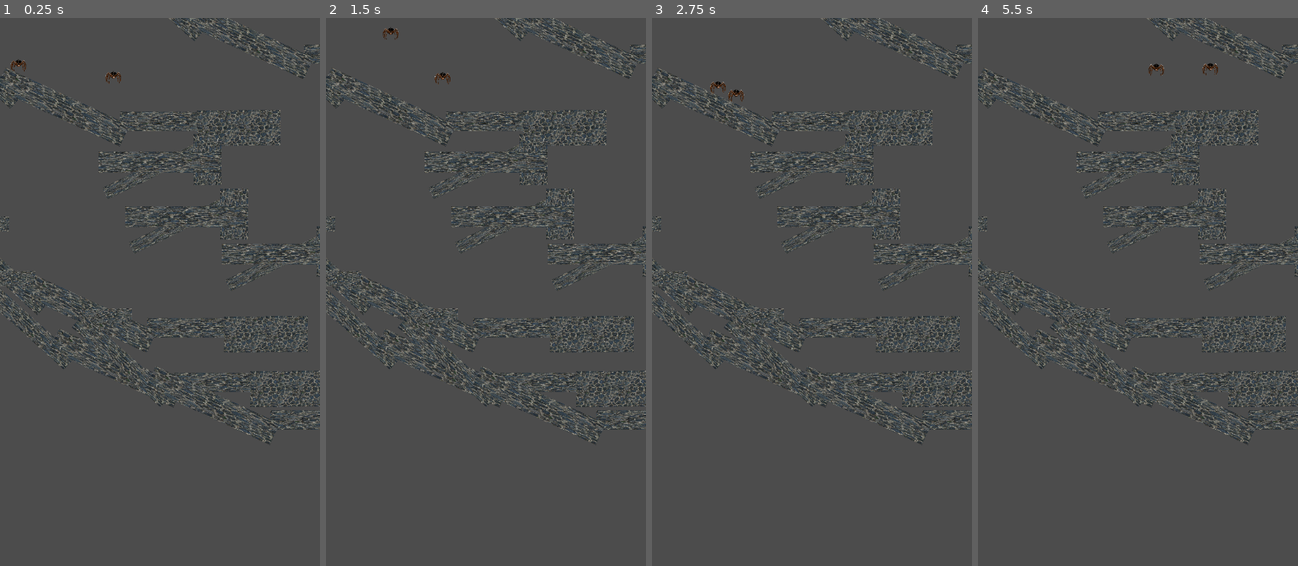
Above: before the commit, frames 1-4 (left to right).
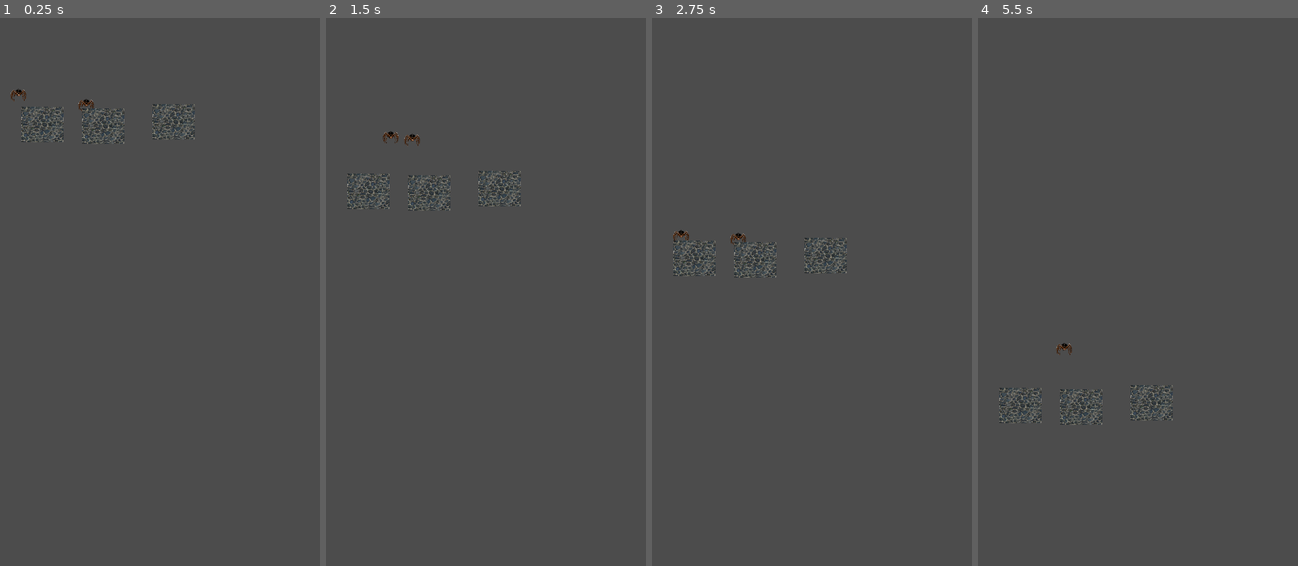
Above: after the commit, the same moments.

Repository: downhillGames/WebOfWar
Game: Godot game, scene res://MAin.tscn
Same seed, same stepped clock (60 frames per second), same inputs: the game is played once before the commit and once after it.
Inputs:
- Up to frame 1 (0.25 s): no input
- Up to frame 2 (1.5 s): tap Enter (ui_accept) at 0.5, 0.77, 0.8, 1.07, 1.35 s; hold Shift (punch1, bound only after the commit) 0.53-1.28 s; hold Right (ui_right) from 0.53 s (still down)
- Up to frame 3 (2.75 s): tap Enter (ui_accept) at 1.52, 1.82, 2.3 s; tap Shift (punch1, bound only after the commit) at 1.55 s; release Right (ui_right) at 2.03 s; hold Left (ui_left) from 2.03 s (still down); hold Shift (punch1, bound only after the commit) from 2.03 s (still down)
- Up to frame 4 (5.5 s): release Left (ui_left) at 2.78 s; release Shift (punch1, bound only after the commit) at 2.78 s; hold Right (ui_right) 2.78-4.28 s; tap Shift (punch1, bound only after the commit) at 2.85, 4.35 s; tap Enter (ui_accept) at 3.02, 3.32, 3.6, 3.77, 4.07, 4.52, 4.82, 5.3 s; hold Left (ui_left) 4.28-5.03 s; hold Right (ui_right) from 5.03 s (still down); hold Shift (punch1, bound only after the commit) from 5.03 s (still down)

The runs differ from the first frame. In frame 1, 9.9% of the frame differs, in the area x 0-100%, y 0-78%; in frame 2, 10%; in frame 3, 10%; in frame 4, 10%.

Commit message:
working on 2p

Diff:
--- a/MAin.tscn
+++ b/MAin.tscn
@@ -1,71 +1,17 @@
-[gd_scene load_steps=6 format=2]
+[gd_scene load_steps=7 format=2]
 
 [ext_resource path="res://Spider.gd" type="Script" id=1]
 [ext_resource path="res://Assets/Spider Lord.png" type="Texture" id=2]
-[ext_resource path="res://test.gd" type="Script" id=4]
+[ext_resource path="res://came.gd" type="Script" id=3]
+[ext_resource path="res://Platform_test.tscn" type="PackedScene" id=4]
+[ext_resource path="res://Spider2.gd" type="Script" id=5]
 
 [sub_resource type="RectangleShape2D" id=1]
-extents = Vector2( 56, 43.5 )
-
-[sub_resource type="GDScript" id=2]
-script/source = "extends KinematicBody2D
-
-const WALK_SPEED = 200
-
-#Jump
-export var fall_gravity_scale := 150.0
-export var low_jump_gravity_scale := 100.0
-export var jump_power := 500.0
-var jump_released = false
-
-#Physics
-var velocity = Vector2()
-var earth_gravity = 9.807 # m/s^2
-export var gravity_scale := 100.0
-var on_floor = false
-
-
-func _physics_process(delta):
-	if Input.is_action_just_released(\"ui_accept\"):
-		jump_released = true
-
-	#Applying gravity to player
-	velocity += Vector2.DOWN * earth_gravity * gravity_scale * delta
-
-	#Jump Physics
-	if velocity.y > 0: #Player is falling
-		#Falling action is faster than jumping action | Like in mario
-		#On falling we apply a second gravity to the player
-		#We apply ((gravity_scale + fall_gravity_scale) * earth_gravity) gravity on the player
-		velocity += Vector2.DOWN * earth_gravity * fall_gravity_scale * delta
-
-	elif velocity.y < 0 && jump_released: #Player is jumping
-		#Jump Height depends on how long you will hold key
-		#If we release the jump before reaching the max height
-		#We apply ((gravity_scale + low_jump_gravity_scale) * earth_gravity) gravity on the player
-		#It result on a lower jump
-		velocity += Vector2.DOWN * earth_gravity * low_jump_gravity_scale * delta
-
-	if on_floor:
-		if Input.is_action_just_pressed(\"ui_accept\"):
-			velocity = Vector2.UP * jump_power #Normal Jump action
-			jump_released = false
-		if Input.is_action_pressed(\"ui_left\"):
-			velocity.x = -WALK_SPEED
-		elif Input.is_action_pressed(\"ui_right\"):
-			velocity.x =  WALK_SPEED
-		else:
-			velocity.x = 0
-
-	velocity = move_and_slide(velocity, Vector2.UP)
-
-	if is_on_floor(): on_floor = true
-	else: on_floor = false
-"
+extents = Vector2( 71, 43.5 )
 
 [node name="Main" type="Node2D"]
 position = Vector2( 47, 55 )
-script = ExtResource( 4 )
+script = ExtResource( 3 )
 
 [node name="KinematicBody2D" type="KinematicBody2D" parent="."]
 position = Vector2( -13, -19 )
@@ -78,13 +24,13 @@
 texture = ExtResource( 2 )
 
 [node name="CollisionShape2D" type="CollisionShape2D" parent="KinematicBody2D"]
-position = Vector2( 5, 7 )
+position = Vector2( 5, 8 )
 shape = SubResource( 1 )
 
 [node name="KinematicBody2D2" type="KinematicBody2D" parent="."]
-position = Vector2( 165, -27 )
+position = Vector2( 114, 35 )
 scale = Vector2( 0.25, 0.25 )
-script = SubResource( 2 )
+script = ExtResource( 5 )
 
 [node name="Sprite" type="Sprite" parent="KinematicBody2D2"]
 position = Vector2( 3, 5.00001 )
@@ -92,5 +38,14 @@
 texture = ExtResource( 2 )
 
 [node name="CollisionShape2D" type="CollisionShape2D" parent="KinematicBody2D2"]
-position = Vector2( 5, 8.5 )
+position = Vector2( 12, 0 )
 shape = SubResource( 1 )
+
+[node name="Platform_test" parent="." instance=ExtResource( 4 )]
+position = Vector2( 242, 97 )
+
+[node name="Platform_test2" parent="." instance=ExtResource( 4 )]
+position = Vector2( -4, 102 )
+
+[node name="Platform_test3" parent="." instance=ExtResource( 4 )]
+position = Vector2( 110, 105 )
--- a/Spider.gd
+++ b/Spider.gd
@@ -13,12 +13,30 @@
 var earth_gravity = 9.807 # m/s^2
 export var gravity_scale := 100.0
 var on_floor = false
-
+var mass = 1.0
+var impact_force = 500.0
 
 
 func _physics_process(delta):
 	if Input.is_action_just_released("ui_accept"):
 		jump_released = true
+
+
+
+
+	# Check for collisions with other KinematicBody2D objects
+	for i in range(get_slide_count()):
+		var other = get_slide_collision(i).collider
+		if Input.is_action_pressed("punch1"):
+			if other.is_in_group("knockable"):
+				# Calculate the force to apply based on the velocity and mass of this object
+				var force = impact_force * mass
+				var direction = (other.position - position).normalized()
+
+				# Apply the force to the other object
+					#Applying gravity to player
+				other.move_and_slide(Vector2(10000, 0))
+
 
 	#Applying gravity to player
 	velocity += Vector2.DOWN * earth_gravity * gravity_scale * delta
--- a/Spider2.gd
+++ b/Spider2.gd
@@ -14,6 +14,9 @@
 export var gravity_scale := 100.0
 var on_floor = false
 
+
+func _ready():
+	add_to_group("knockable")
 
 func _physics_process(delta):
 	if Input.is_action_just_released("ui_accept"):
@@ -40,9 +43,9 @@
 		if Input.is_action_just_pressed("ui_accept"):
 			velocity = Vector2.UP * jump_power #Normal Jump action
 			jump_released = false
-		if Input.is_action_pressed("ui_left"):
+		if Input.is_action_pressed("2p_left"):
 			velocity.x = -WALK_SPEED
-		elif Input.is_action_pressed("ui_right"):
+		elif Input.is_action_pressed("2p_right"):
 			velocity.x =  WALK_SPEED
 		else:
 			velocity.x = 0
--- /dev/null
+++ b/came.gd
@@ -0,0 +1,17 @@
+extends Node2D
+
+
+# Declare member variables here. Examples:
+# var a = 2
+# var b = "text"
+
+
+# Called when the node enters the scene tree for the first time.
+func _ready():
+	pass # Replace with function body.
+
+
+var speed = 100
+
+func _process(delta):
+	position.y += speed * delta
--- a/project.godot
+++ b/project.godot
@@ -43,6 +43,21 @@
 , Object(InputEventJoypadMotion,"resource_local_to_scene":false,"resource_name":"","device":0,"axis":1,"axis_value":1.0,"script":null)
  ]
 }
+2p_left={
+"deadzone": 0.5,
+"events": [ Object(InputEventKey,"resource_local_to_scene":false,"resource_name":"","device":0,"alt":false,"shift":false,"control":false,"meta":false,"command":false,"pressed":false,"scancode":0,"physical_scancode":65,"unicode":0,"echo":false,"script":null)
+ ]
+}
+2p_right={
+"deadzone": 0.5,
+"events": [ Object(InputEventKey,"resource_local_to_scene":false,"resource_name":"","device":0,"alt":false,"shift":false,"control":false,"meta":false,"command":false,"pressed":false,"scancode":0,"physical_scancode":68,"unicode":0,"echo":false,"script":null)
+ ]
+}
+punch1={
+"deadzone": 0.5,
+"events": [ Object(InputEventKey,"resource_local_to_scene":false,"resource_name":"","device":0,"alt":false,"shift":false,"control":false,"meta":false,"command":false,"pressed":false,"scancode":16777237,"physical_scancode":0,"unicode":0,"echo":false,"script":null)
+ ]
+}
 
 [mono]
 
